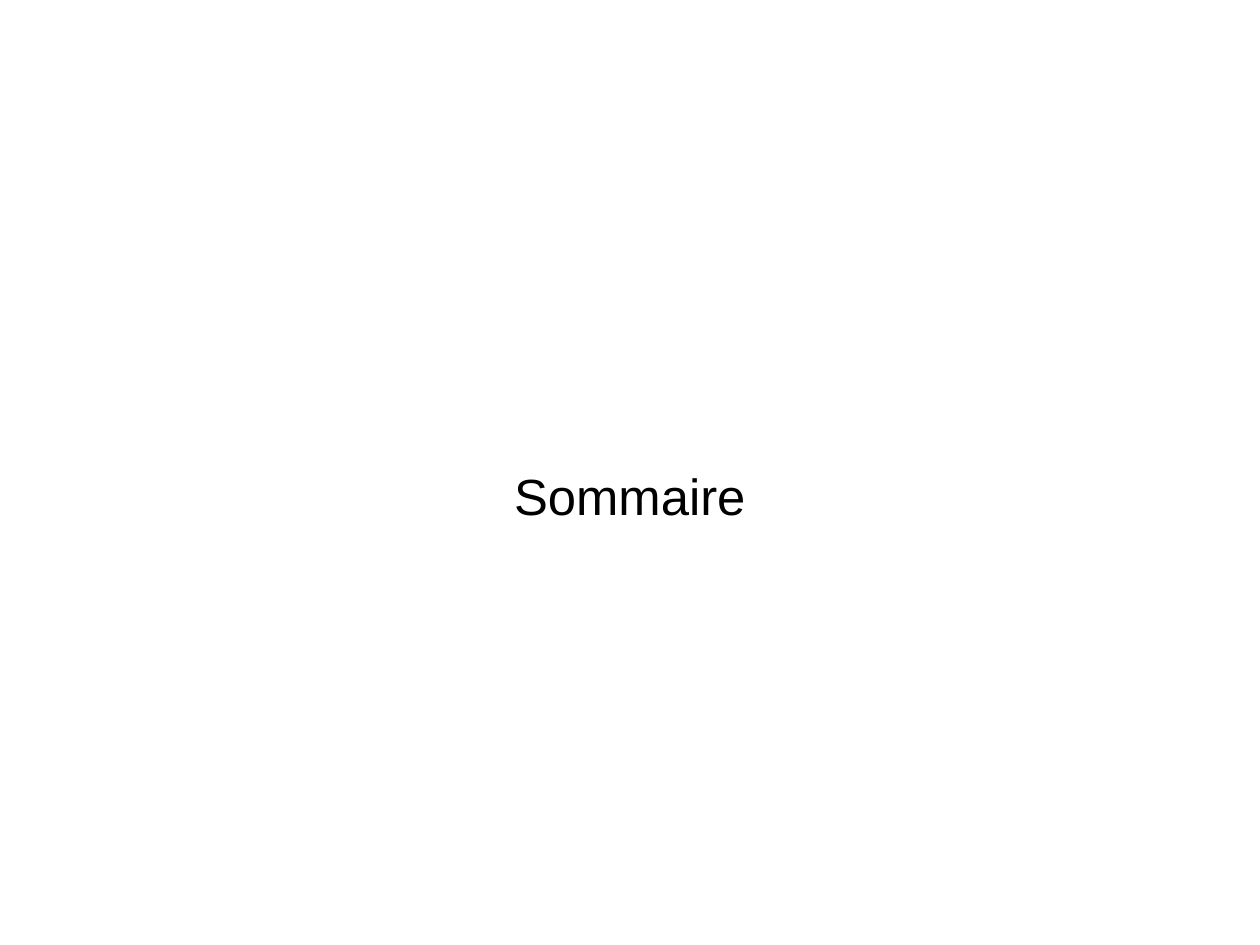
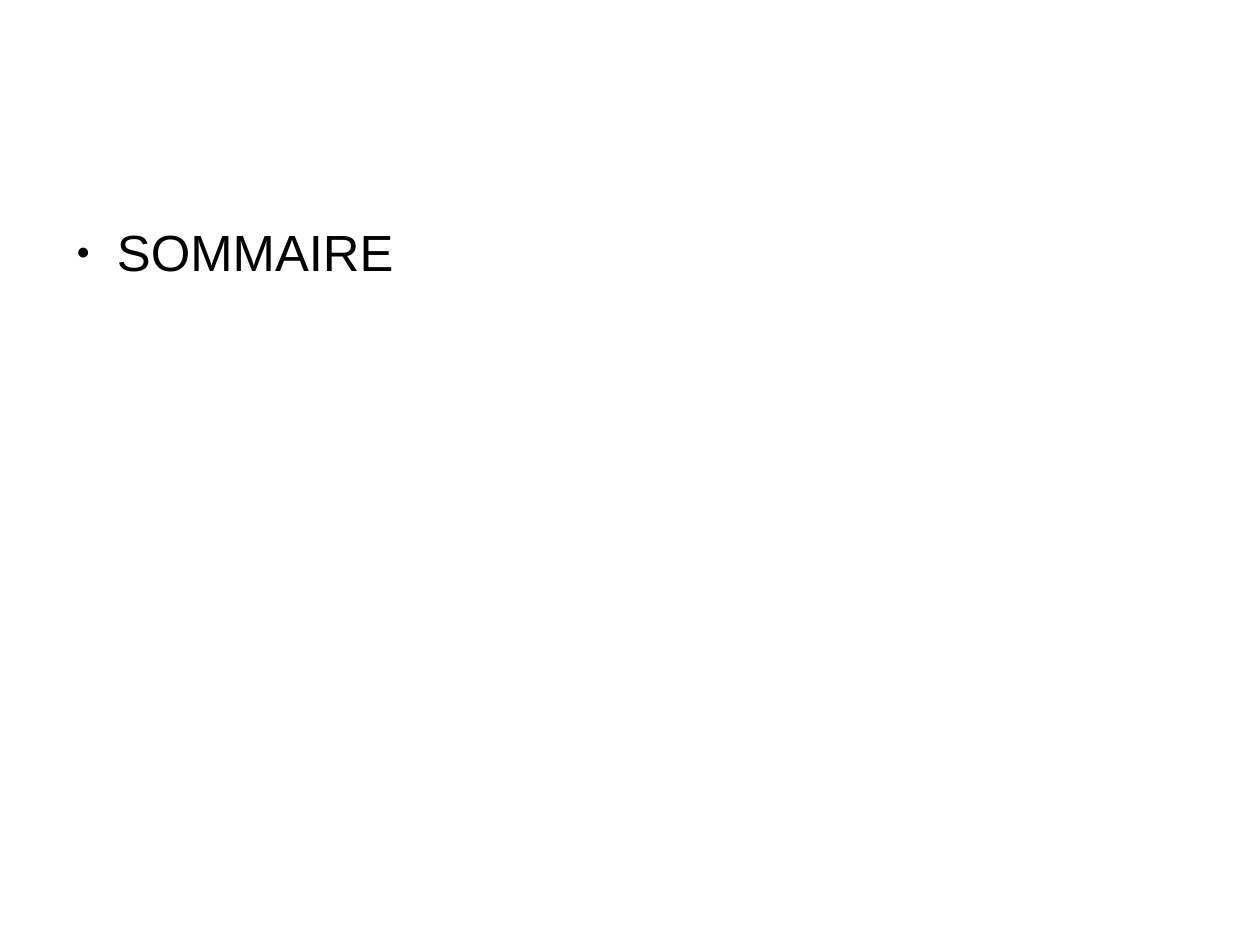
Before and after one commit to charleshuber/4t, a slide deck: slide 2 of presentation_smb215.odp (slide 1 before the commit). Drawn at 1260x945 pixels with LibreOffice and Linux fonts; fonts in the diff are those of the drawing. Boxes give left, top, right and bottom in pixels: in the first picture for what was removed or moved away, otherwise in the second. Text is boxed around its words. In the diff, an @@ line names an element or a change of style, - is before the commit and + after.

```diff
--- a/presentation_smb215.odp
+++ b/presentation_smb215.odp
@@ text "SOMMAIRE" at [117, 235, 394, 272]: vertical alignment middle to top @@
@@ text at [117, 235, 394, 272]: text changed @@
-Sommaire
+● SOMMAIRE
```
Also in this commit, not shown: 2 other slides changed, 4 slides added, 2 slides removed, 1 other file.
